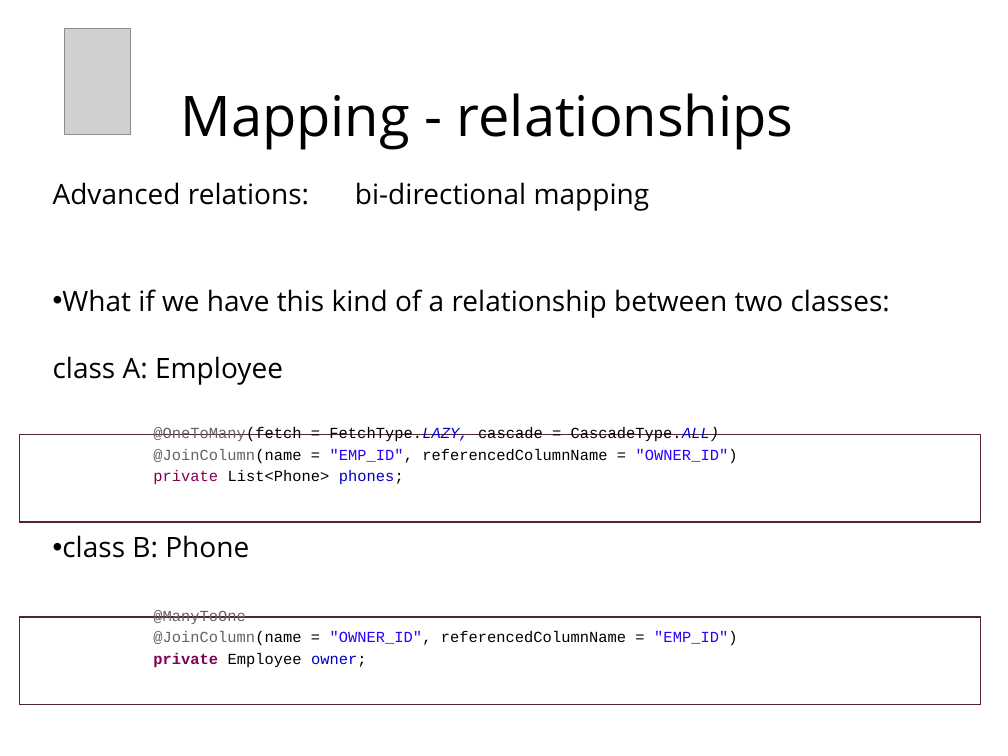
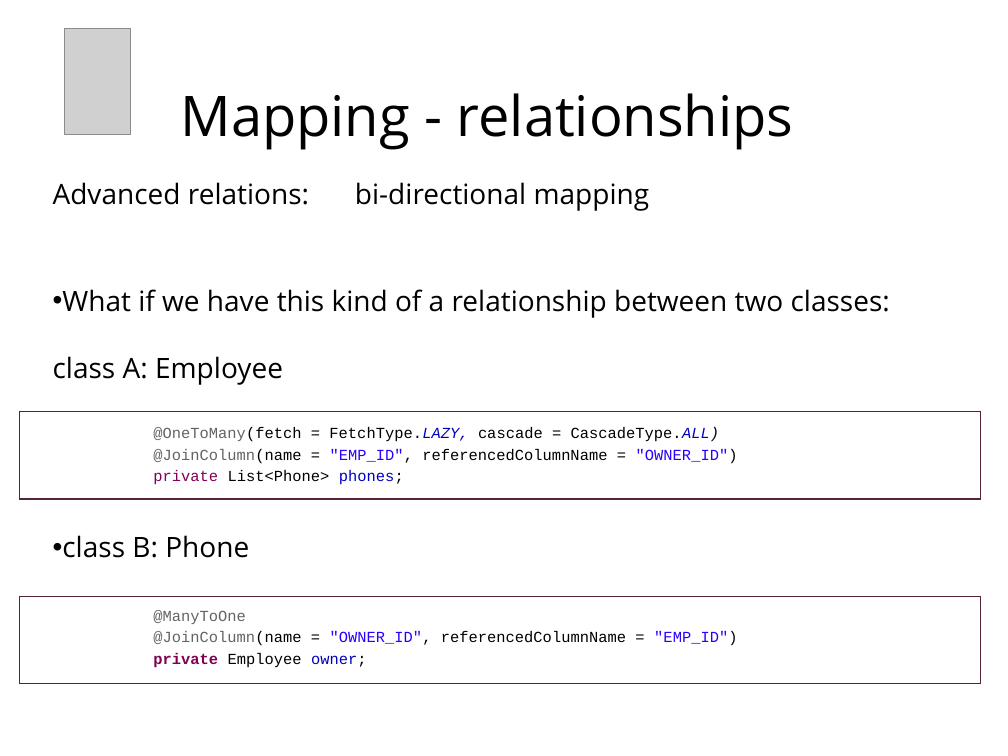
Before and after one commit to chaimt/Tikal-Java-RoadMap, a slide deck: slide 84 of Presentations/8 - HibernateMapping.pptx (slide 85 before the commit). Drawn at 1008x756 pixels with LibreOffice and Linux fonts; fonts in the diff are those of the drawing; grey boxes stand for pictures; background and template pictures are left out. Boxes give left, top, right and bottom in pixels: in the first picture for what was removed or moved away, otherwise in the second. Text is boxed around its words. In the diff, an @@ line names an element or a change of style, - is before the commit and + after.

```diff
--- a/Presentations/8 - HibernateMapping.pptx
+++ b/Presentations/8 - HibernateMapping.pptx
@@ rectangle: place and size @@
-rectangle at <box>20,434,981,522</box>
+rectangle at <box>20,411,981,499</box>
@@ rectangle: place and size @@
-rectangle at <box>20,617,981,705</box>
+rectangle at <box>20,597,981,684</box>
```
Also in this commit, not shown: 6 other slides changed, 1 slide removed, 1 other file.
